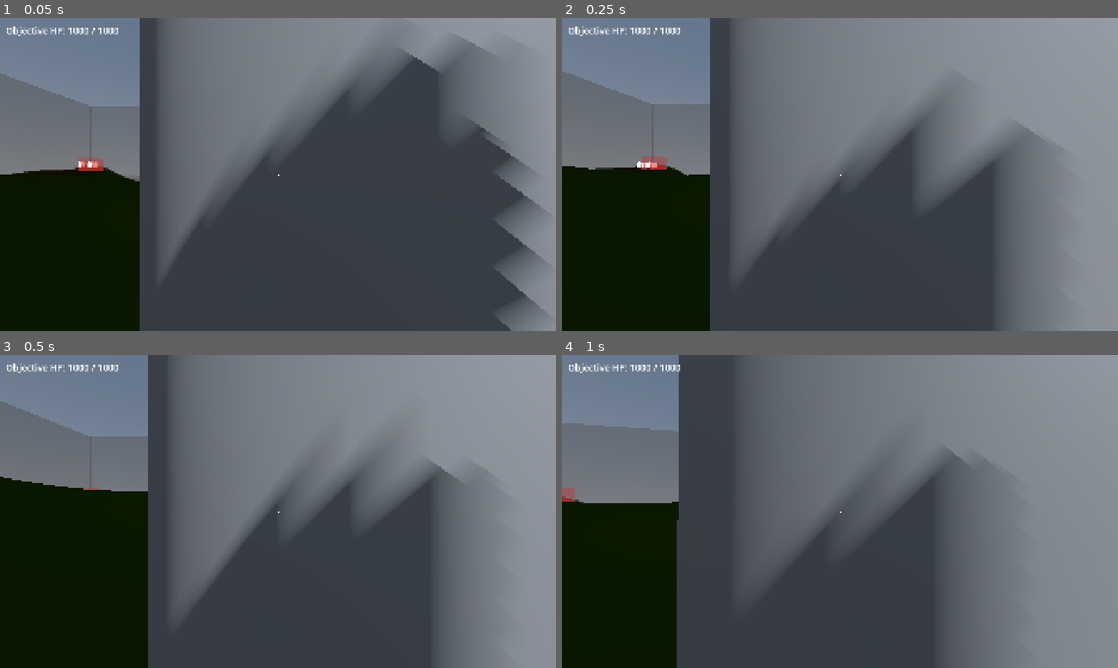
Above: before the commit, frames 1-4 (two rows, left to right).
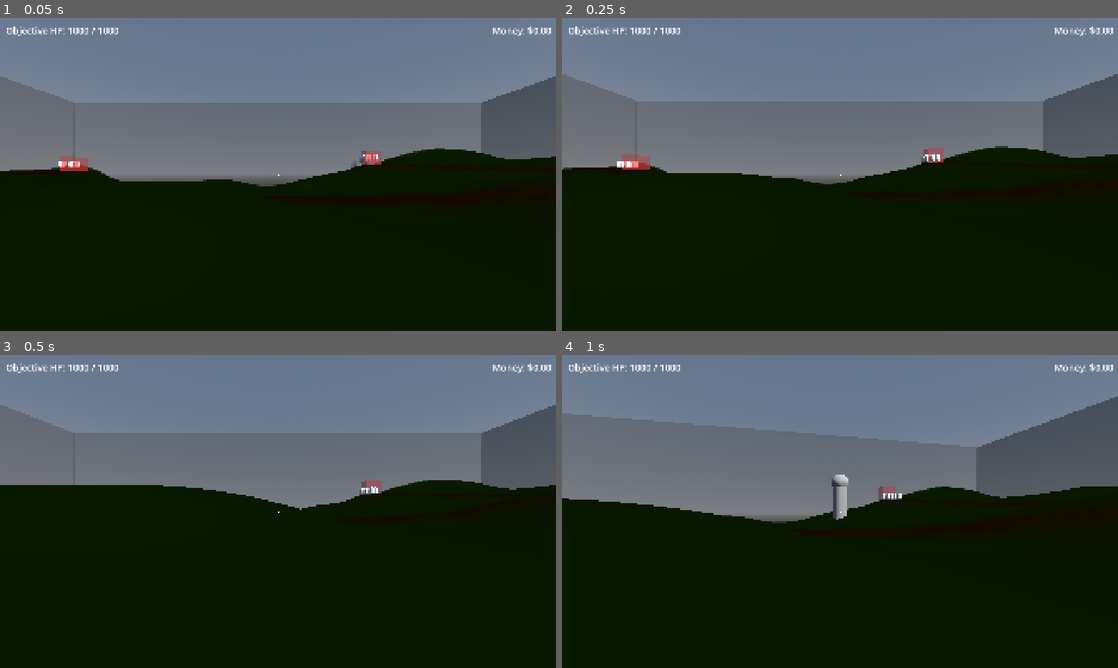
Above: after the commit, the same moments.

Repository: dchaffey/vsi-project
Game: Godot game, scene res://scenes/node_3d.tscn
The game is run twice, just before and just after one commit, with the same random seed, the same clock (stepped at 60 frames per second) and the same inputs.
Inputs (mouse positions are in pixels of both pictures, inside the frame that each line leads up to):
- Up to frame 1 (0.05 s): no input
- Up to frame 2 (0.25 s): no input
- Up to frame 3 (0.5 s): no input
- Up to frame 4 (1 s): tap Enter at 0.5 s; move the mouse to (867, 511) at 0.52 s; hold W from 0.53 s (still down); tap T at 0.6 s; tap Space at 0.77 s

The runs differ from the first frame. In frame 1, 61% of the frame differs, in the area x 0-100%, y 0-100%; in frame 2, 58%; in frame 3, 59%; in frame 4, 64%.

Commit message:
commit fallback

Diff:
--- a/scripts/defence_objective.gd
+++ b/scripts/defence_objective.gd
@@ -47,7 +47,7 @@
 		return
 
 	if "hp" in body:
-		current_hp -= body.hp
+		current_hp -= body.hp / 10
 		current_hp = max(0.0, current_hp)
 		hp_changed.emit(current_hp, max_hp)
 
--- a/scripts/enemy.gd
+++ b/scripts/enemy.gd
@@ -1,6 +1,9 @@
 extends RigidBody3D
 
 enum State { PATHING, RAGDOLL, RECOVERING, DEAD }
+
+## Emitted when the enemy dies.
+signal died(max_hp: float)
 
 ## Reference to the terrain node (set by the spawner).
 var terrain: StaticBody3D
@@ -154,6 +157,7 @@
 	_state = State.DEAD
 	_unlock_angular_axes()
 	_update_color()
+	died.emit(max_hp)
 
 
 func _process_dead(delta: float) -> void:
--- /dev/null
+++ b/scripts/hud.gd
@@ -0,0 +1,97 @@
+extends CanvasLayer
+
+var hp_label: Label
+var money_label: Label
+var crosshair: ColorRect
+
+func _ready() -> void:
+	# --- Crosshair ---
+	crosshair = ColorRect.new()
+	crosshair.size = Vector2(4, 4)
+	crosshair.color = Color.WHITE
+	crosshair.set_anchors_preset(Control.PRESET_CENTER)
+	crosshair.grow_horizontal = Control.GROW_DIRECTION_BOTH
+	crosshair.grow_vertical = Control.GROW_DIRECTION_BOTH
+	add_child(crosshair)
+
+	# --- HP Label ---
+	hp_label = Label.new()
+	hp_label.name = "HPLabel"
+	hp_label.set_anchors_preset(Control.PRESET_TOP_LEFT)
+	hp_label.position = Vector2(20, 20)
+	hp_label.add_theme_font_size_override("font_size", 32)
+	add_child(hp_label)
+
+	# --- Money Label ---
+	money_label = Label.new()
+	money_label.name = "MoneyLabel"
+	money_label.set_anchors_preset(Control.PRESET_TOP_RIGHT)
+	money_label.position = Vector2(-220, 20)
+	money_label.add_theme_font_size_override("font_size", 32)
+	money_label.horizontal_alignment = HORIZONTAL_ALIGNMENT_RIGHT
+	add_child(money_label)
+
+func initialize(player: CharacterBody3D, objective: Area3D) -> void:
+	assert(objective != null)
+	_update_hp(objective.current_hp, objective.max_hp)
+	objective.hp_changed.connect(_update_hp)
+
+	assert(player != null)
+	_update_money(player.money)
+	player.money_changed.connect(_update_money)
+
+func _update_hp(curr: float, max_hp: float) -> void:
+	hp_label.text = "Objective HP: %d / %d" % [curr, max_hp]
+
+func _update_money(amount: float) -> void:
+	money_label.text = "Money: $%.2f" % amount
+
+func show_game_over() -> void:
+	layer = 100 # Ensure it's on top
+
+	var overlay = ColorRect.new()
+	overlay.color = Color(0, 0, 0, 0.7)
+	overlay.set_anchors_preset(Control.PRESET_FULL_RECT)
+	add_child(overlay)
+
+	var center_container = CenterContainer.new()
+	center_container.set_anchors_preset(Control.PRESET_FULL_RECT)
+	add_child(center_container)
+
+	var v_box = VBoxContainer.new()
+	center_container.add_child(v_box)
+
+	var label = Label.new()
+	label.text = "GAME OVER"
+	label.add_theme_font_size_override("font_size", 64)
+	label.horizontal_alignment = HORIZONTAL_ALIGNMENT_CENTER
+	v_box.add_child(label)
+
+	var spacer = Control.new()
+	spacer.custom_minimum_size = Vector2(0, 20)
+	v_box.add_child(spacer)
+
+	var restart_button = Button.new()
+	restart_button.text = "RESTART"
+	restart_button.custom_minimum_size = Vector2(200, 60)
+	restart_button.add_theme_font_size_override("font_size", 32)
+	restart_button.pressed.connect(func():
+		get_tree().reload_current_scene()
+	)
+	v_box.add_child(restart_button)
+
+	var quit_spacer = Control.new()
+	quit_spacer.custom_minimum_size = Vector2(0, 10)
+	v_box.add_child(quit_spacer)
+
+	var quit_button = Button.new()
+	quit_button.text = "QUIT"
+	quit_button.custom_minimum_size = Vector2(200, 60)
+	quit_button.add_theme_font_size_override("font_size", 32)
+	quit_button.pressed.connect(func():
+		get_tree().quit()
+	)
+	v_box.add_child(quit_button)
+
+	# Unlock mouse
+	Input.mouse_mode = Input.MOUSE_MODE_VISIBLE
--- a/scripts/player_controller.gd
+++ b/scripts/player_controller.gd
@@ -4,6 +4,12 @@
 var mouse_sensitivity: float = 0.002
 var jump_velocity: float = 6.0
 
+signal money_changed(new_amount: float)
+var money: float = 0.0:
+	set(val):
+		money = val
+		money_changed.emit(money)
+
 var explosion_force: float = 60.0
 var explosion_radius: float = 20.0
 
@@ -11,6 +17,7 @@
 
 var camera: Camera3D
 var _pending_explosion := false
+var _pending_tower := false
 var _suck_timer := 0.0
 var _active_suck_area: Area3D = null
 
@@ -75,6 +82,9 @@
 	if event is InputEventKey and event.pressed and not event.echo and event.keycode == KEY_E:
 		_start_suck()
 
+	if event is InputEventKey and event.pressed and not event.echo and event.keycode == KEY_T:
+		_pending_tower = true
+
 	if event is InputEventKey and event.pressed and event.keycode == KEY_ESCAPE:
 		if Input.mouse_mode == Input.MOUSE_MODE_CAPTURED:
 			Input.mouse_mode = Input.MOUSE_MODE_VISIBLE
@@ -113,6 +123,10 @@
 	if _pending_explosion:
 		_pending_explosion = false
 		_explode_at_crosshair()
+
+	if _pending_tower:
+		_pending_tower = false
+		_spawn_tower_at_crosshair()
 
 	if _suck_timer > 0.0:
 		_suck_timer -= delta
@@ -138,6 +152,19 @@
 		if dir.is_zero_approx():
 			dir = Vector3.UP
 		body.apply_central_impulse(dir * explosion_force * falloff)
+
+func _spawn_tower_at_crosshair() -> void:
+	var hit_point = _get_raycast_hit_point()
+	if hit_point == Vector3.INF:
+		return
+
+	var tower = StaticBody3D.new()
+	# Sink it slightly so the base blends into the ground, like in world.gd
+	tower.position = hit_point + Vector3(0.0, -2.0, 0.0)
+	tower.set_script(load("res://scripts/towers/tower.gd"))
+
+	get_parent().add_child(tower)
+	print("Tower spawned at: ", hit_point)
 
 func _spawn_explosion(_pos: Vector3) -> void:
 	var explosion = EXPLOSION_PREFAB.instantiate()
--- a/scripts/terrain.gd
+++ b/scripts/terrain.gd
@@ -474,7 +474,7 @@
 	for _pass in range(3):
 		var prev := smoothed.duplicate()
 		for i in range(smoothed.size()):
-			var lo := maxi(0, i - window / 2.0)
+			var lo : int = maxi(0, i - window / 2.0)
 			var hi := mini(smoothed.size() - 1, i + window / 2.0)
 			var sum := 0.0
 			for j in range(lo, hi + 1):
--- a/scripts/tower.gd
+++ b/scripts/towers/tower.gd
@@ -9,8 +9,8 @@
 	# Cylinder base
 	var cylinder_mesh_instance = MeshInstance3D.new()
 	var cylinder_mesh = CylinderMesh.new()
-	cylinder_mesh.top_radius = 3.5
-	cylinder_mesh.bottom_radius = 3.5
+	cylinder_mesh.top_radius = 1.5
+	cylinder_mesh.bottom_radius = 1.5
 	cylinder_mesh.height = 9.0
 	cylinder_mesh_instance.mesh = cylinder_mesh
 	cylinder_mesh_instance.position = Vector3(0, 4.5, 0)
@@ -19,8 +19,9 @@
 	# Sphere top
 	var sphere_mesh_instance = MeshInstance3D.new()
 	var sphere_mesh = SphereMesh.new()
-	sphere_mesh.radius = 4.0
-	sphere_mesh.height = 8.0
+	var sphere_radius : float = 1.8
+	sphere_mesh.radius = sphere_radius
+	sphere_mesh.height = 2.0 * sphere_radius
 	sphere_mesh_instance.mesh = sphere_mesh
 	sphere_mesh_instance.position = Vector3(0, 9.0, 0)
 	add_child(sphere_mesh_instance)
@@ -29,7 +30,7 @@
 	var collision_shape = CollisionShape3D.new()
 	var shape = CylinderShape3D.new()
 	shape.height = 17 # cylinder + part of sphere
-	shape.radius = 3.6
+	shape.radius = 1.6
 	collision_shape.shape = shape
 	collision_shape.position = Vector3(0, 8.5, 0)
 	add_child(collision_shape)
--- a/scripts/world.gd
+++ b/scripts/world.gd
@@ -3,6 +3,7 @@
 var terrain: StaticBody3D
 var defence_objective: Area3D
 var player: CharacterBody3D
+var hud: CanvasLayer
 
 func _ready() -> void:
 	# Boost global gravity programmatically (optional but effective)
@@ -21,7 +22,7 @@
 	spawn_enemies()
 	spawn_player()
 	spawn_hud()
-	spawn_tower()
+
 
 # func _process(delta: float) -> void:
 # 	print("FPS %d" % Engine.get_frames_per_second())
@@ -41,6 +42,7 @@
 	var goal_y: float = terrain.get_height_at(pos_def_obj.x, pos_def_obj.z)
 	defence_objective.position = Vector3(pos_def_obj.x, goal_y + 2.0, pos_def_obj.z)
 	defence_objective.set_script(load("res://scripts/defence_objective.gd"))
+	defence_objective.game_over.connect(_on_game_over)
 	add_child(defence_objective)
 	print("Defence objective spawned at goal.")
 
@@ -100,95 +102,18 @@
 	print("Player spawned with first-person camera.")
 
 func spawn_hud() -> void:
-	var canvas = CanvasLayer.new()
-	var crosshair = ColorRect.new()
-
-	# Small 4x4 dot in the center
-	crosshair.size = Vector2(4, 4)
-	crosshair.color = Color.WHITE
-
-	# Use standard layout properties to center it
-	crosshair.set_anchors_preset(Control.PRESET_CENTER)
-	crosshair.grow_horizontal = Control.GROW_DIRECTION_BOTH
-	crosshair.grow_vertical = Control.GROW_DIRECTION_BOTH
-
-	canvas.add_child(crosshair)
-
-	# --- Objective HP Label ---
-	var hp_label := Label.new()
-	hp_label.name = "HPLabel"
-	hp_label.set_anchors_preset(Control.PRESET_TOP_LEFT)
-	hp_label.position = Vector2(20, 20)
-	hp_label.add_theme_font_size_override("font_size", 32)
-
-	# Initial value
-	if defence_objective:
-		hp_label.text = "Objective HP: %d / %d" % [defence_objective.current_hp, defence_objective.max_hp]
-		defence_objective.hp_changed.connect(func(curr, max_hp):
-			hp_label.text = "Objective HP: %d / %d" % [curr, max_hp]
-		)
-		defence_objective.game_over.connect(_on_game_over)
-
-	canvas.add_child(hp_label)
-
-	add_child(canvas)
-	print("Crosshair and HP Label spawned.")
+	hud = CanvasLayer.new()
+	hud.set_script(load("res://scripts/hud.gd"))
+	add_child(hud)
+	hud.initialize(player, defence_objective)
+	print("HUD spawned and initialized.")
 
 func _on_game_over() -> void:
 	if player:
 		player._is_locked = true
 
-	var canvas = CanvasLayer.new()
-	canvas.layer = 100 # Ensure it's on top
-
-	var overlay = ColorRect.new()
-	overlay.color = Color(0, 0, 0, 0.7)
-	overlay.set_anchors_preset(Control.PRESET_FULL_RECT)
-	canvas.add_child(overlay)
-
-	var center_container = CenterContainer.new()
-	center_container.set_anchors_preset(Control.PRESET_FULL_RECT)
-	canvas.add_child(center_container)
-
-	var v_box = VBoxContainer.new()
-	center_container.add_child(v_box)
-
-	var label = Label.new()
-	label.text = "GAME OVER"
-	label.add_theme_font_size_override("font_size", 64)
-	label.horizontal_alignment = HORIZONTAL_ALIGNMENT_CENTER
-	v_box.add_child(label)
-
-	var spacer = Control.new()
-	spacer.custom_minimum_size = Vector2(0, 20)
-	v_box.add_child(spacer)
-
-	var restart_button = Button.new()
-	restart_button.text = "RESTART"
-	restart_button.custom_minimum_size = Vector2(200, 60)
-	restart_button.add_theme_font_size_override("font_size", 32)
-	restart_button.pressed.connect(func():
-		get_tree().reload_current_scene()
-	)
-	v_box.add_child(restart_button)
-
-	var quit_spacer = Control.new()
-	quit_spacer.custom_minimum_size = Vector2(0, 10)
-	v_box.add_child(quit_spacer)
-
-	var quit_button = Button.new()
-	quit_button.text = "QUIT"
-	quit_button.custom_minimum_size = Vector2(200, 60)
-	quit_button.add_theme_font_size_override("font_size", 32)
-	quit_button.pressed.connect(func():
-		get_tree().quit()
-	)
-	v_box.add_child(quit_button)
-
-	add_child(canvas)
-
-	# Unlock mouse
-	Input.mouse_mode = Input.MOUSE_MODE_VISIBLE
+	if hud:
+		hud.show_game_over()
 
 
 func spawn_enemies() -> void:
@@ -234,6 +159,12 @@
 		collision_shape.shape = shape
 		enemy.add_child(collision_shape)
 
+		# Award money on death
+		enemy.died.connect(func(m_hp):
+			if player:
+				player.money += m_hp / 100.0
+		)
+
 		add_child(enemy)
 
 func spawn_walls() -> void:
@@ -284,16 +215,4 @@
 
 		add_child(static_body)
 
-	print("Walls spawned around the terrain.")
-
-func spawn_tower() -> void:
-	var tower = StaticBody3D.new()
-	# Place at terrain center, sunk slightly so the base blends into the ground
-	var tower_x := 0.0
-	var tower_z := 0.0
-	var tower_y: float = terrain.get_height_at(tower_x, tower_z) - 2.0
-	tower.position = Vector3(tower_x, tower_y, tower_z)
-	tower.set_script(load("res://scripts/tower.gd"))
-
-	add_child(tower)
-	print("Tower spawned in the middle of the terrain.")
+		print("Walls spawned around the terrain.")
Not shown, added: scripts/hud.gd.uid
Renamed: scripts/tower.gd.uid -> scripts/towers/tower.gd.uid
